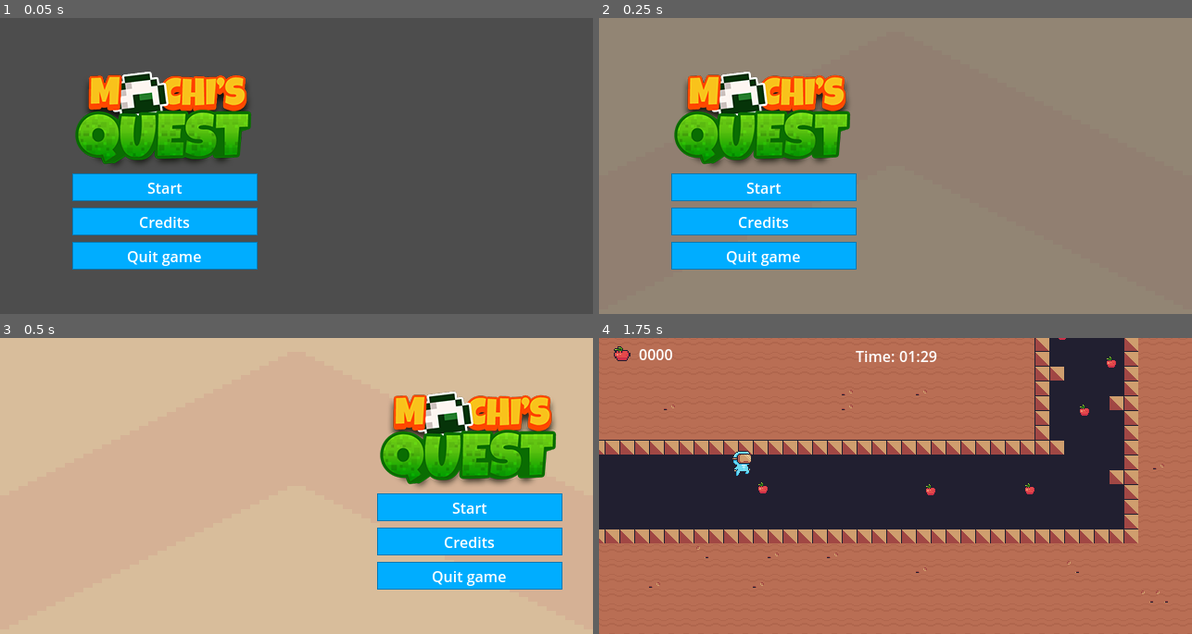
Above: before the commit, frames 1-4 (two rows, left to right).
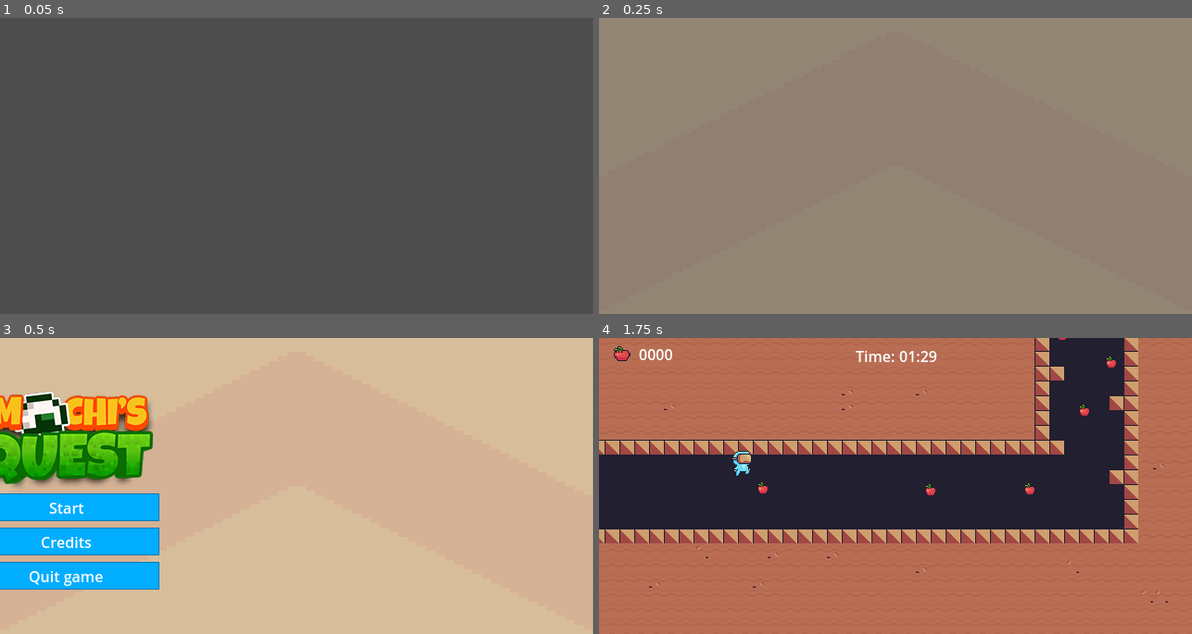
Above: after the commit, the same moments.

Repository: mths0303s/Game-inter
Game: Godot game, scene res://actors/Tile_screen.tscn
The game is run twice, just before and just after one commit, with the same random seed, the same clock (stepped at 60 frames per second) and the same inputs. This scene is started directly instead of the project's main scene.
Inputs:
- Up to frame 1 (0.05 s): no input
- Up to frame 2 (0.25 s): no input
- Up to frame 3 (0.5 s): no input
- Up to frame 4 (1.75 s): click "Start" at 0.5 s; hold Right (ui_right) from 1.28 s (still down); tap Up (ui_up) at 1.52 s

The runs differ from the first frame. In frame 1, 17% of the frame differs, in the area x 12-44%, y 18-85%; in frame 2, 17%; in frame 3, 32%, in the area x 0-95%, y 17-85%; in frame 4, nothing differs.

Commit message:
Corrigindo bug TileScreen

Diff:
--- a/actors/Tile_screen.tscn
+++ b/actors/Tile_screen.tscn
@@ -47,6 +47,18 @@
 "update": 0,
 "values": [Color(1, 1, 1, 0), Color(1, 1, 1, 0), Color(1, 1, 1, 1)]
 }
+tracks/3/type = "value"
+tracks/3/imported = false
+tracks/3/enabled = true
+tracks/3/path = NodePath("MarginContainer/HBoxContainer:position")
+tracks/3/interp = 1
+tracks/3/loop_wrap = true
+tracks/3/keys = {
+"times": PackedFloat32Array(0, 0.7),
+"transitions": PackedFloat32Array(1, 1),
+"update": 0,
+"values": [Vector2(-325, 50), Vector2(120, 50)]
+}
 
 [sub_resource type="Animation" id="Animation_o8570"]
 length = 0.001
@@ -86,6 +98,18 @@
 "update": 0,
 "values": [Color(1, 1, 1, 1)]
 }
+tracks/3/type = "value"
+tracks/3/imported = false
+tracks/3/enabled = true
+tracks/3/path = NodePath("MarginContainer/HBoxContainer:position")
+tracks/3/interp = 1
+tracks/3/loop_wrap = true
+tracks/3/keys = {
+"times": PackedFloat32Array(0),
+"transitions": PackedFloat32Array(1),
+"update": 0,
+"values": [Vector2(-325, 50)]
+}
 
 [sub_resource type="Animation" id="Animation_hs7vs"]
 resource_name = "reeal"
@@ -121,10 +145,12 @@
 anchors_preset = 15
 anchor_right = 1.0
 anchor_bottom = 1.0
-offset_right = 640.0
-offset_bottom = 314.0
+offset_right = 3200.0
+offset_bottom = 1600.0
 grow_horizontal = 2
 grow_vertical = 2
+size_flags_horizontal = 4
+size_flags_vertical = 4
 theme_override_constants/margin_top = 50
 theme_override_constants/margin_bottom = 20
 
Not shown, changed: Levels/word-ceu.tscn
